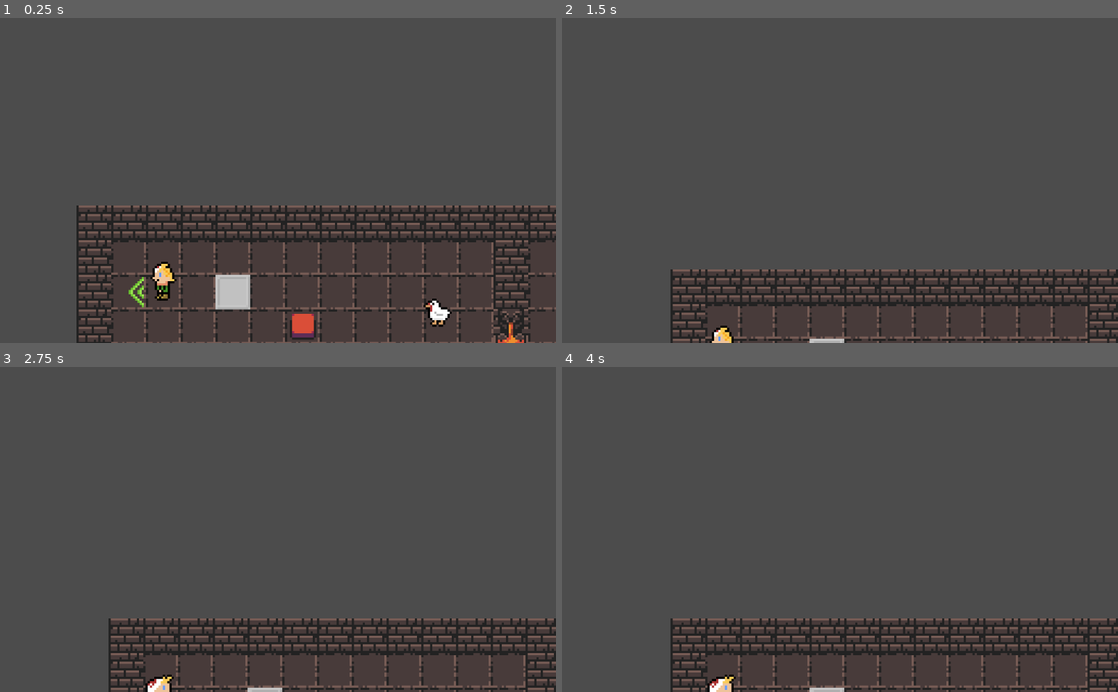
Above: before the commit, frames 1-4 (two rows, left to right).
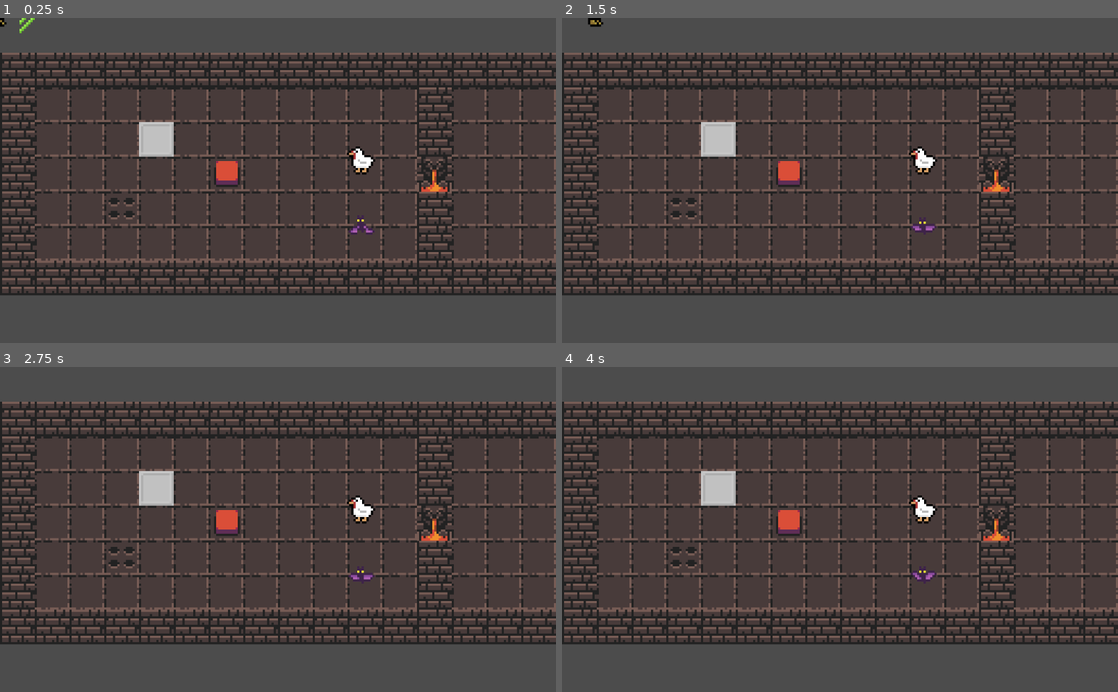
Above: after the commit, the same moments.

Repository: epicfarmer/gmtk2023
Game: Godot game, scene res://test.tscn
Two runs of this game, one before a commit and one after it. Both use one fixed random seed, a clock stepped at 60 frames per second and the inputs below. This scene is started directly instead of the project's main scene.
Inputs (mouse positions are in pixels of both pictures, inside the frame that each line leads up to):
- Up to frame 1 (0.25 s): no input
- Up to frame 2 (1.5 s): tap Enter at 0.5 s; move the mouse to (812, 245) at 0.52 s; hold Up (up) from 0.53 s (still down); click (812, 245) at 0.67 s; move the mouse to (1006, 229) at 1.27 s
- Up to frame 3 (2.75 s): move the mouse to (111, 480) at 2.02 s; release Up (up) at 2.03 s; hold Left (left) from 2.03 s (still down)
- Up to frame 4 (4 s): tap Space at 2.75 s; move the mouse to (867, 529) at 2.77 s; click (867, 529) at 2.92 s; move the mouse to (756, 448) at 3.52 s; release Left (left) at 3.53 s; hold Down (down) from 3.53 s (still down)

The runs differ from the first frame. In frame 1, 34% of the frame differs, in the area x 0-100%, y 0-100%; in frame 2, 27%; in frame 3, 27%; in frame 4, 27%.

Commit message:
added basic emotes to character

Diff:
--- a/hero.tscn
+++ b/hero.tscn
@@ -1,9 +1,10 @@
-[gd_scene load_steps=25 format=2]
+[gd_scene load_steps=29 format=2]
 
 [ext_resource path="res://scripts/hero.gd" type="Script" id=1]
 [ext_resource path="res://images/0x72_DungeonTilesetII_v1.6.png" type="Texture" id=2]
 [ext_resource path="res://images/indicators.png" type="Texture" id=3]
 [ext_resource path="res://images/hero.png" type="Texture" id=4]
+[ext_resource path="res://images/emotes.png" type="Texture" id=5]
 
 [sub_resource type="RectangleShape2D" id=4]
 extents = Vector2( 8, 8 )
@@ -1169,8 +1170,198 @@
 [sub_resource type="RectangleShape2D" id=11]
 extents = Vector2( 8, 8 )
 
+[sub_resource type="Animation" id=25]
+length = 0.6
+loop = true
+tracks/0/type = "value"
+tracks/0/path = NodePath("emotes:texture")
+tracks/0/interp = 1
+tracks/0/loop_wrap = false
+tracks/0/imported = false
+tracks/0/enabled = true
+tracks/0/keys = {
+"times": PoolRealArray( 0 ),
+"transitions": PoolRealArray( 1 ),
+"update": 1,
+"values": [ ExtResource( 5 ) ]
+}
+tracks/1/type = "value"
+tracks/1/path = NodePath("emotes:hframes")
+tracks/1/interp = 1
+tracks/1/loop_wrap = false
+tracks/1/imported = false
+tracks/1/enabled = true
+tracks/1/keys = {
+"times": PoolRealArray( 0 ),
+"transitions": PoolRealArray( 1 ),
+"update": 1,
+"values": [ 4 ]
+}
+tracks/2/type = "value"
+tracks/2/path = NodePath("emotes:vframes")
+tracks/2/interp = 1
+tracks/2/loop_wrap = false
+tracks/2/imported = false
+tracks/2/enabled = true
+tracks/2/keys = {
+"times": PoolRealArray( 0 ),
+"transitions": PoolRealArray( 1 ),
+"update": 1,
+"values": [ 3 ]
+}
+tracks/3/type = "value"
+tracks/3/path = NodePath("emotes:visible")
+tracks/3/interp = 1
+tracks/3/loop_wrap = false
+tracks/3/imported = false
+tracks/3/enabled = true
+tracks/3/keys = {
+"times": PoolRealArray( 0 ),
+"transitions": PoolRealArray( 1 ),
+"update": 1,
+"values": [ true ]
+}
+tracks/4/type = "value"
+tracks/4/path = NodePath("emotes:frame")
+tracks/4/interp = 1
+tracks/4/loop_wrap = false
+tracks/4/imported = false
+tracks/4/enabled = true
+tracks/4/keys = {
+"times": PoolRealArray( 0, 0.1, 0.2, 0.3, 0.4, 0.5 ),
+"transitions": PoolRealArray( 1, 1, 1, 1, 1, 1 ),
+"update": 1,
+"values": [ 4.0, 5.0, 6.0, 5.0, 5.0, 5.0 ]
+}
+
+[sub_resource type="Animation" id=26]
+length = 0.4
+loop = true
+tracks/0/type = "value"
+tracks/0/path = NodePath("emotes:texture")
+tracks/0/interp = 1
+tracks/0/loop_wrap = false
+tracks/0/imported = false
+tracks/0/enabled = true
+tracks/0/keys = {
+"times": PoolRealArray( 0 ),
+"transitions": PoolRealArray( 1 ),
+"update": 1,
+"values": [ ExtResource( 5 ) ]
+}
+tracks/1/type = "value"
+tracks/1/path = NodePath("emotes:hframes")
+tracks/1/interp = 1
+tracks/1/loop_wrap = false
+tracks/1/imported = false
+tracks/1/enabled = true
+tracks/1/keys = {
+"times": PoolRealArray( 0 ),
+"transitions": PoolRealArray( 1 ),
+"update": 1,
+"values": [ 4 ]
+}
+tracks/2/type = "value"
+tracks/2/path = NodePath("emotes:vframes")
+tracks/2/interp = 1
+tracks/2/loop_wrap = false
+tracks/2/imported = false
+tracks/2/enabled = true
+tracks/2/keys = {
+"times": PoolRealArray( 0 ),
+"transitions": PoolRealArray( 1 ),
+"update": 1,
+"values": [ 3 ]
+}
+tracks/3/type = "value"
+tracks/3/path = NodePath("emotes:visible")
+tracks/3/interp = 1
+tracks/3/loop_wrap = false
+tracks/3/imported = false
+tracks/3/enabled = true
+tracks/3/keys = {
+"times": PoolRealArray( 0 ),
+"transitions": PoolRealArray( 1 ),
+"update": 1,
+"values": [ true ]
+}
+tracks/4/type = "value"
+tracks/4/path = NodePath("emotes:frame")
+tracks/4/interp = 1
+tracks/4/loop_wrap = false
+tracks/4/imported = false
+tracks/4/enabled = true
+tracks/4/keys = {
+"times": PoolRealArray( 0, 0.1, 0.2, 0.3 ),
+"transitions": PoolRealArray( 1, 1, 1, 1 ),
+"update": 1,
+"values": [ 0.0, 1.0, 2.0, 3.0 ]
+}
+
+[sub_resource type="Animation" id=27]
+loop = true
+tracks/0/type = "value"
+tracks/0/path = NodePath("emotes:texture")
+tracks/0/interp = 1
+tracks/0/loop_wrap = false
+tracks/0/imported = false
+tracks/0/enabled = true
+tracks/0/keys = {
+"times": PoolRealArray( 0 ),
+"transitions": PoolRealArray( 1 ),
+"update": 1,
+"values": [ ExtResource( 5 ) ]
+}
+tracks/1/type = "value"
+tracks/1/path = NodePath("emotes:hframes")
+tracks/1/interp = 1
+tracks/1/loop_wrap = false
+tracks/1/imported = false
+tracks/1/enabled = true
+tracks/1/keys = {
+"times": PoolRealArray( 0 ),
+"transitions": PoolRealArray( 1 ),
+"update": 1,
+"values": [ 4 ]
+}
+tracks/2/type = "value"
+tracks/2/path = NodePath("emotes:vframes")
+tracks/2/interp = 1
+tracks/2/loop_wrap = false
+tracks/2/imported = false
+tracks/2/enabled = true
+tracks/2/keys = {
+"times": PoolRealArray( 0 ),
+"transitions": PoolRealArray( 1 ),
+"update": 1,
+"values": [ 3 ]
+}
+tracks/3/type = "value"
+tracks/3/path = NodePath("emotes:visible")
+tracks/3/interp = 1
+tracks/3/loop_wrap = false
+tracks/3/imported = false
+tracks/3/enabled = true
+tracks/3/keys = {
+"times": PoolRealArray( 0 ),
+"transitions": PoolRealArray( 1 ),
+"update": 1,
+"values": [ true ]
+}
+tracks/4/type = "value"
+tracks/4/path = NodePath("emotes:frame")
+tracks/4/interp = 1
+tracks/4/loop_wrap = false
+tracks/4/imported = false
+tracks/4/enabled = true
+tracks/4/keys = {
+"times": PoolRealArray( 0, 0.1, 0.2, 0.3, 0.4, 0.5, 0.6, 0.7, 0.8, 0.9 ),
+"transitions": PoolRealArray( 1, 1, 1, 1, 1, 1, 1, 1, 1, 1 ),
+"update": 1,
+"values": [ 7.0, 7.0, 8.0, 8.0, 9.0, 10.0, 10.0, 11.0, 11.0, 9.0 ]
+}
+
 [node name="hero" type="KinematicBody2D"]
-position = Vector2( 40, 56 )
 collision_layer = 257
 collision_mask = 257
 script = ExtResource( 1 )
@@ -1204,6 +1395,24 @@
 }
 }
 
+[node name="emotes" type="Sprite" parent="."]
+position = Vector2( -8, -12 )
+texture = ExtResource( 5 )
+hframes = 4
+vframes = 3
+__meta__ = {
+"_aseprite_wizard_config_": {
+"layer": "",
+"o_ex_p": "",
+"o_folder": "",
+"o_name": "",
+"only_visible": false,
+"op_exp": false,
+"player": "emoteplayer",
+"source": "res://images/emotes.aseprite"
+}
+}
+
 [node name="Timer" type="Timer" parent="."]
 autostart = true
 
@@ -1220,6 +1429,7 @@
 disabled = true
 
 [node name="swordpoint" type="Position2D" parent="."]
+visible = false
 
 [node name="sword" type="Sprite" parent="swordpoint"]
 visible = false
@@ -1277,6 +1487,11 @@
 scale = Vector2( 0.1, 0.1 )
 shape = SubResource( 11 )
 
+[node name="emoteplayer" type="AnimationPlayer" parent="."]
+anims/attack = SubResource( 25 )
+anims/confused = SubResource( 26 )
+anims/run = SubResource( 27 )
+
 [connection signal="timeout" from="Timer" to="." method="_on_Timer_timeout"]
 [connection signal="area_entered" from="Hurtbox" to="." method="_on_Hurtbox_area_entered"]
 [connection signal="area_entered" from="Roombox" to="." method="_on_Roombox_area_entered"]
--- a/scripts/hero.gd
+++ b/scripts/hero.gd
@@ -7,6 +7,7 @@
 onready var hitboxpoint = $hitboxpoint
 onready var swordpoint = $swordpoint
 onready var player = $AnimationPlayer
+onready var emoteplayer = $emoteplayer
 onready var timer = $Timer
 
 var TILE_SIZE = 16
@@ -47,7 +48,7 @@
 	current_action_random = false
 	if target == null:
 		current_action_random = true
-		return [action, directions[randi()%4]]
+		return [action, directions[randi()%4], target]
 	var delta_position = (target.position - position)
 	if action == actions.MOVE:
 		delta_position = delta_position * target.get_direction_bias()
@@ -55,7 +56,7 @@
 		delta_position.y = 0
 	else:
 		delta_position.x = 0
-	return [action, delta_position.normalized()]
+	return [action, delta_position.normalized(), target]
 
 func plan(action, target):
 	var potential_action = _next_action(action, target)
@@ -108,12 +109,13 @@
 func pick_next_action():
 	if current_action_random:
 		return next_action
+
 	for action in available_actions():
 		var target = choose_target(action)
 		var outcome = plan(action, target)
 		if not outcome == null:
 			return outcome
-	return [actions.NO_ACTION, null]
+	return [actions.NO_ACTION, null, null]
 
 # should probably create action base class to contain stuff
 func add_action(_name, _direction):
@@ -161,10 +163,12 @@
 	return "down"
 
 func _physics_process(_delta):
+
 	if state == states.PLANNING:
 		next_action = pick_next_action()
 		var action_type = next_action[0]
 		var action_dir = next_action[1]
+		var target = next_action[2]
 		if action_type == actions.NO_ACTION:
 			set_sprite_direction(Vector2(0,0))
 		if action_type == actions.MOVE:
@@ -173,7 +177,14 @@
 		if action_type == actions.ATTACK:
 			indicator.set_frame(1)
 			set_sprite_direction(action_dir)
-
+		if target == null:
+			emoteplayer.play("confused")
+		elif target.get_direction_bias().x > 0:
+			emoteplayer.play("attack")
+		elif target.get_direction_bias().x < 0:
+			emoteplayer.play("run")
+		else:
+			emoteplayer.play("confused")
 		player.play("idle_" + dir_name(action_dir))
 		return
 	elif state == states.EXECUTE:
Binary file added: images/emotes.png
Not shown, added: images/emotes.png.import
